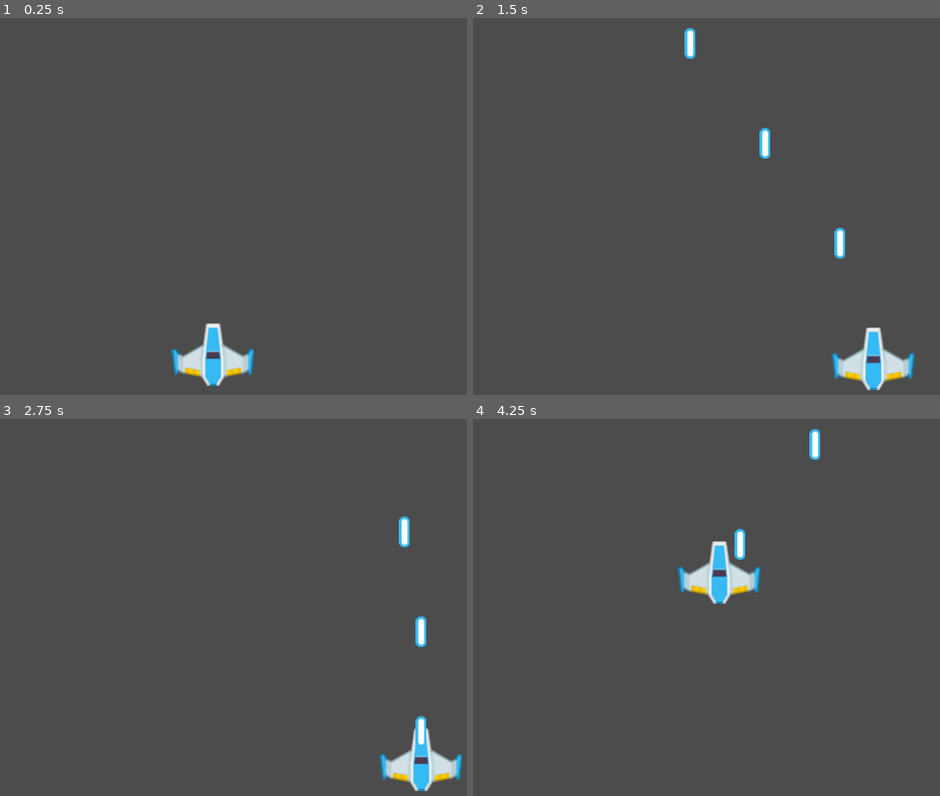
Above: before the commit, frames 1-4 (two rows, left to right).
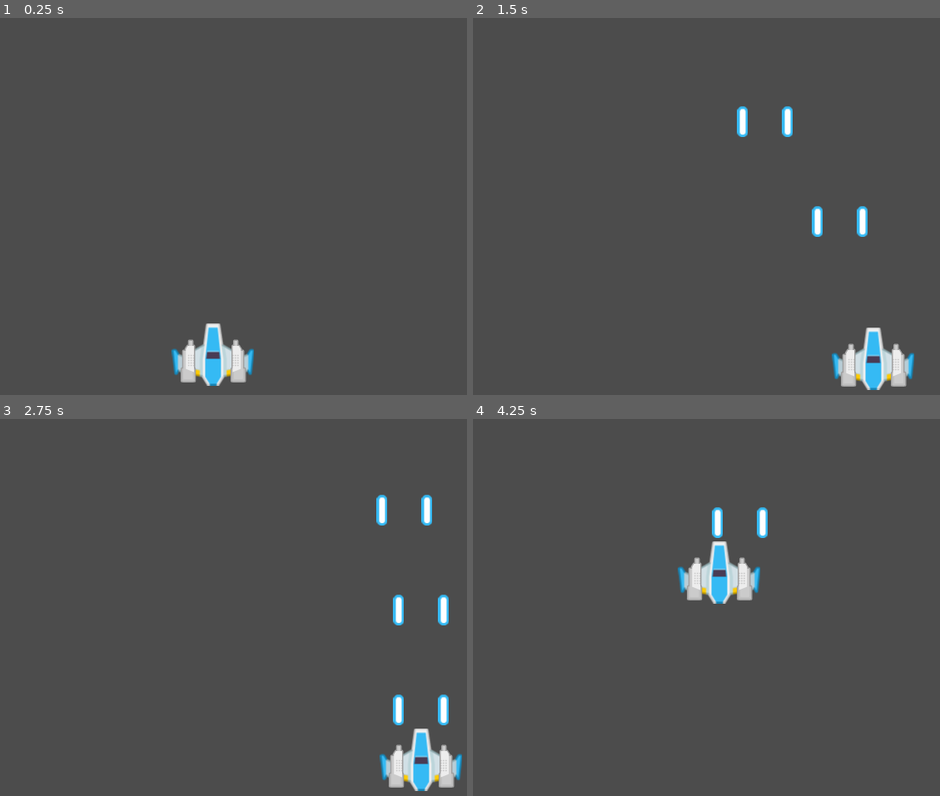
Above: after the commit, the same moments.

Repository: marlorodrigues/SpaceShip
Game: Godot game, scene res://scenes/main.tscn
Same seed, same stepped clock (60 frames per second), same inputs: the game is played once before the commit and once after it.
Inputs:
- Up to frame 1 (0.25 s): no input
- Up to frame 2 (1.5 s): tap Enter at 0.5 s; hold Right (ui_right) 0.53-1.28 s; hold Space (ui_shot) 0.53-1.28 s; hold Down (ui_down) from 1.28 s (still down); tap Space (ui_shot) at 1.35 s
- Up to frame 3 (2.75 s): release Down (ui_down) at 2.03 s; hold Right (ui_right) from 2.03 s (still down); hold Space (ui_shot) from 2.03 s (still down)
- Up to frame 4 (4.25 s): release Right (ui_right) at 2.78 s; release Space (ui_shot) at 2.78 s; hold Up (ui_up) 2.78-3.53 s; tap Space (ui_shot) at 2.85 s; hold Left (ui_left) from 3.53 s (still down); hold Space (ui_shot) from 3.53 s (still down)

The runs differ from the first frame. In frame 1, 0.5% of the frame differs, in the area x 38-53%, y 85-97%; in frame 2, 1.8%; in frame 3, 2.1%, in the area x 80-98%, y 20-98%; in frame 4, 1.3%.

Commit message:
Adiçao de Canhoes
Canhoes adicionados ao lado da nave, e a programacao dos tiros (Que deu dor de cabeça nao sei porque)

Diff:
--- a/scenes/spaceship.tscn
+++ b/scenes/spaceship.tscn
@@ -1,10 +1,35 @@
-[gd_scene load_steps=3 format=2]
+[gd_scene load_steps=5 format=2]
 
 [ext_resource path="res://sprites/playerShip1_blue.png" type="Texture" id=1]
 [ext_resource path="res://scripts/spaceship.gd" type="Script" id=2]
+[ext_resource path="res://sprites/Parts/gun09.png" type="Texture" id=3]
+[ext_resource path="res://sprites/Parts/gun10.png" type="Texture" id=4]
 
 [node name="spaceship" type="Node2D"]
+__meta__ = {
+"_edit_group_": true
+}
 
 [node name="body" type="Sprite" parent="."]
 texture = ExtResource( 1 )
 script = ExtResource( 2 )
+
+[node name="LeftCannon" type="Sprite" parent="body"]
+position = Vector2( -30, 8 )
+texture = ExtResource( 3 )
+flip_v = true
+
+[node name="LeftPosition" type="Position2D" parent="body/LeftCannon"]
+position = Vector2( 3, -26 )
+z_as_relative = false
+__meta__ = {
+"_editor_description_": ""
+}
+
+[node name="RightCannon" type="Sprite" parent="body"]
+position = Vector2( 30, 8 )
+texture = ExtResource( 4 )
+flip_v = true
+
+[node name="RightPosition" type="Position2D" parent="body/RightCannon"]
+position = Vector2( -3, -26 )
--- a/scripts/spaceship.gd
+++ b/scripts/spaceship.gd
@@ -43,20 +43,30 @@
 		down = 0
 
 	#Control Y position
-	set_position(get_position() + Vector2(0, speed) * delta * (up + down))
+	set_position(get_position() + Vector2(0, 1) * speed * delta * (up + down))
 
 	#Control X position
-	set_position(get_position() + Vector2(speed, 0) * delta * (left + right))
+	set_position(get_position() + Vector2(1, 0) * speed * delta * (left + right))
 
 	if Input.is_action_pressed("ui_shot"):
 		if last_shot <= 0:
-			var shot = shot_model.instance()
-			shot.set_position(get_position())
-			get_node("../").add_child(shot)
 			last_shot += intervel_between_shots
+			var shotLeft = shot_model.instance()
+			var shotRight = shot_model.instance()
+			var positionShotY = get_position().y + get_node("LeftCannon/LeftPosition").get_position().y
+			var positionShotX = get_position().x + get_node("LeftCannon/LeftPosition").get_position().x
+
+			shotLeft.set_position(Vector2(positionShotX - 30, positionShotY))
+
+			positionShotY = get_position().y + get_node("RightCannon/RightPosition").get_position().y
+			positionShotX = get_position().x + get_node("RightCannon/RightPosition").get_position().x
+
+			shotRight.set_position(Vector2(positionShotX + 30, positionShotY))
+
+			get_node("../").add_child(shotLeft)
+			get_node("../").add_child(shotRight)
 
 	if last_shot > 0:
 		last_shot -= delta
 
-	print(delta)
 	pass
Not shown, changed: .DS_Store
